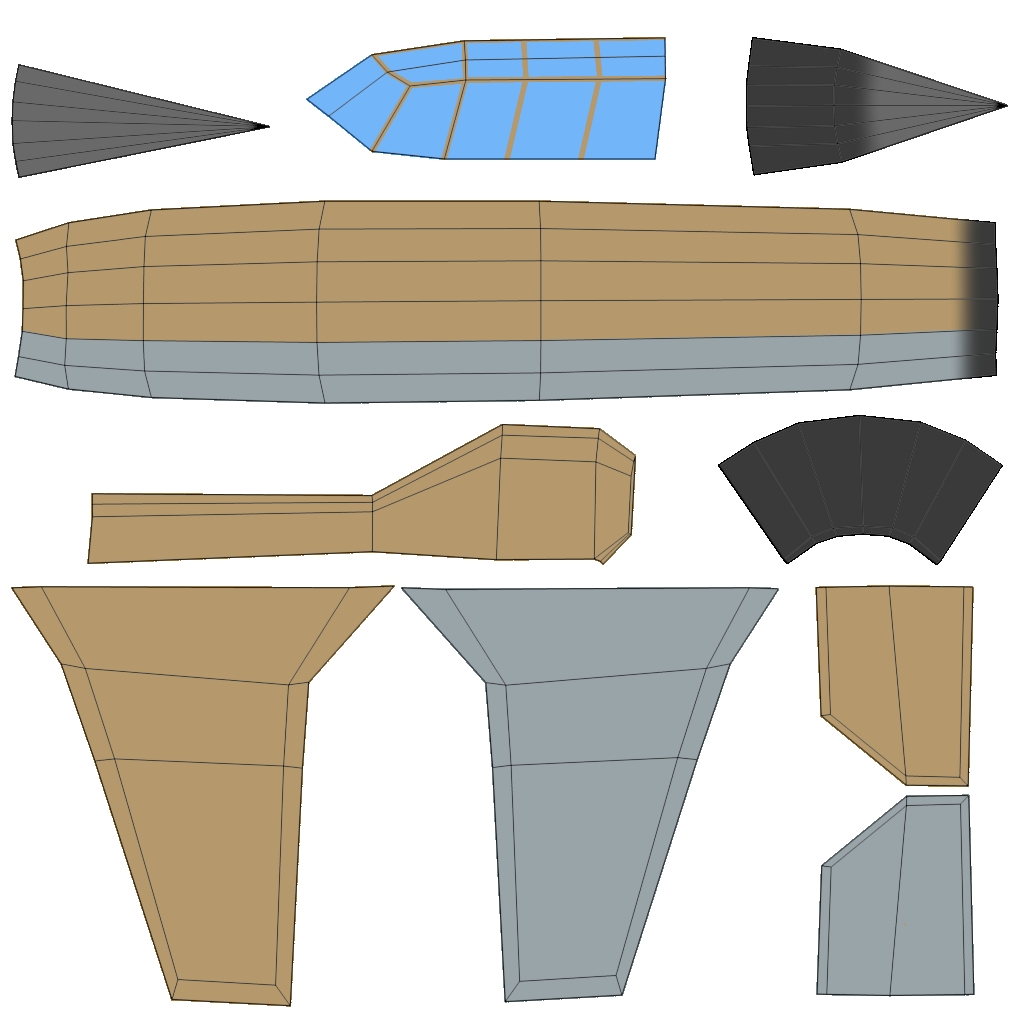
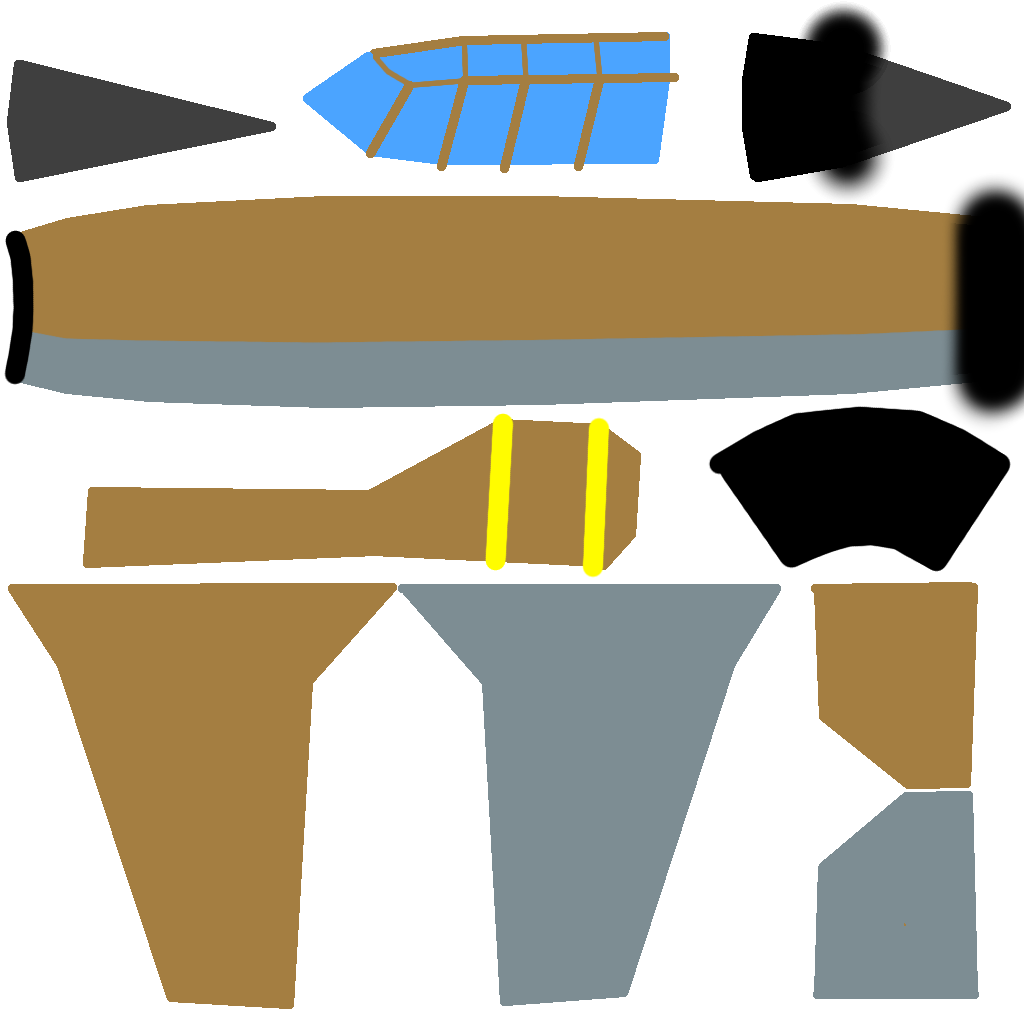
Before/after of a 1024x1024 layered artwork. What changed in the layer stack:
hid "G-201_UV.png" over [11, 37, 1008, 1007]
painted on "Layer" over [4, 1, 1024, 1009]
